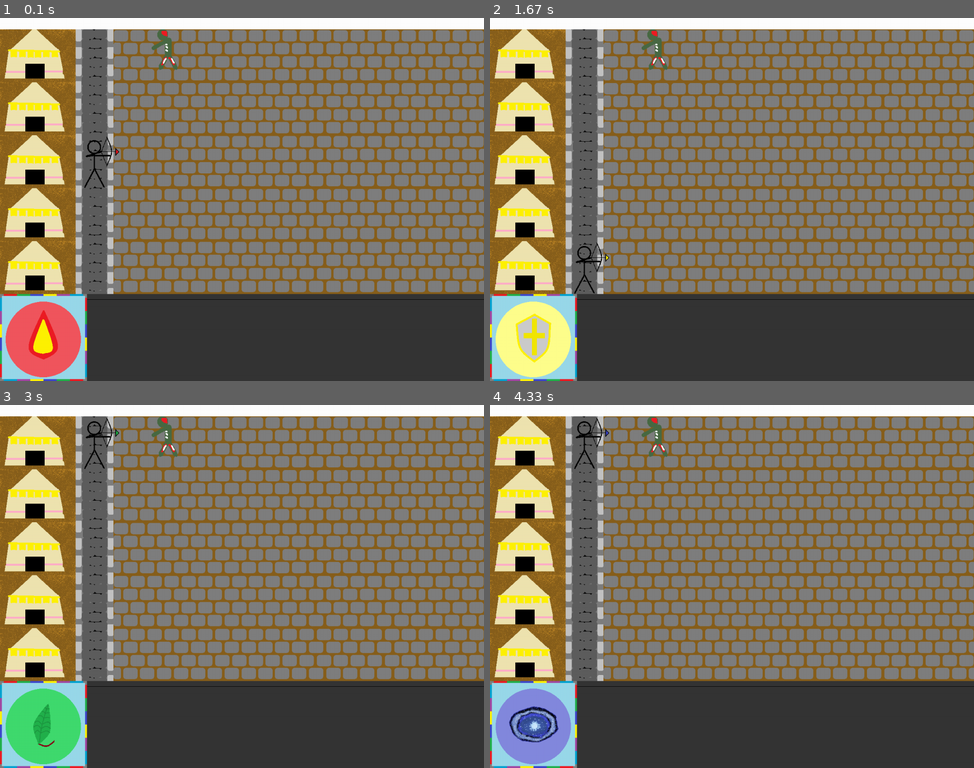
Above: before the commit, frames 1-4 (two rows, left to right).
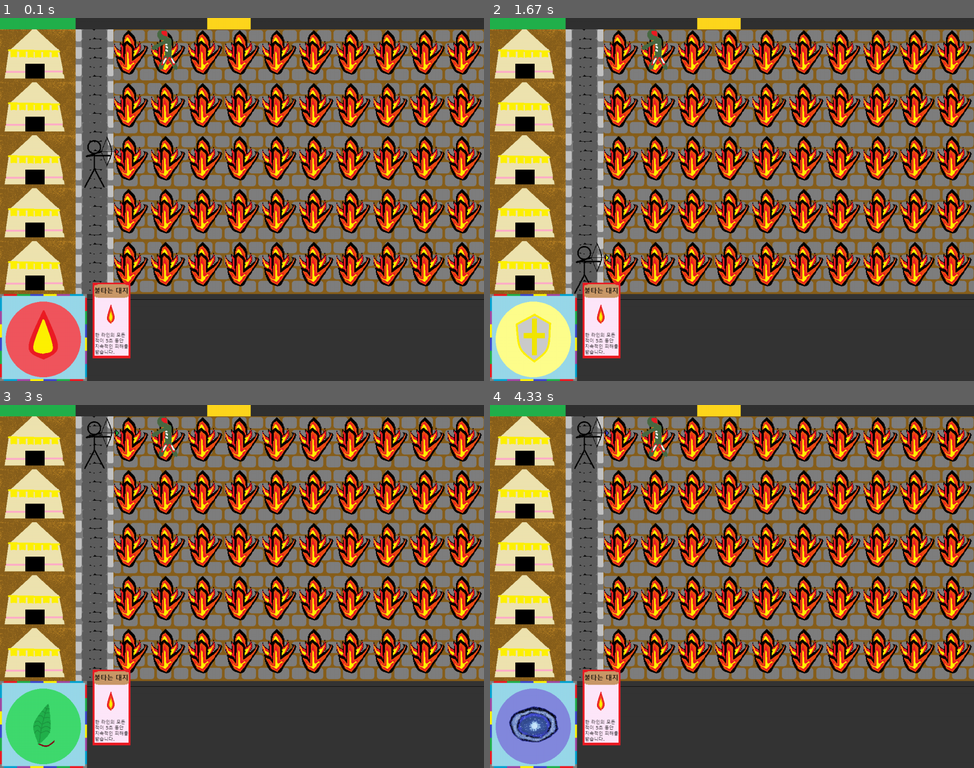
Above: after the commit, the same moments.

Repository: AntsThatWander/ERICA_Defend_6Elements
Game: pygame game, started from new_pygame.py
The game is run twice, just before and just after one commit, with the same random seed, the same clock (stepped at 60 frames per second) and the same inputs.
Inputs:
- Up to frame 1 (0.1 s): no input
- Up to frame 2 (1.67 s): hold Up 0.33-0.8 s; hold Down 0.83-1.13 s; tap 3 at 0.98 s; hold Up 1.17-1.53 s; tap 4 at 1.32 s; hold Down from 1.57 s (still down)
- Up to frame 3 (3 s): tap 2 at 1.72, 2.78 s; release Down at 1.93 s; hold Up 1.97-2.27 s; tap 3 at 2.12 s; hold Down 2.3-2.6 s; tap 4 at 2.45 s; hold Up from 2.63 s (still down)
- Up to frame 4 (4.33 s): release Up at 3 s; hold Down 3.03-3.4 s; tap 3 at 3.18, 4.25 s; hold Up 3.43-3.73 s; tap 4 at 3.58 s; hold Down 3.77-4.07 s; tap 2 at 3.92 s; hold Up from 4.1 s (still down)

The runs differ from the first frame. In frame 1, 29% of the frame differs, in the area x 0-100%, y 0-94%; in frame 2, 29%; in frame 3, 29%; in frame 4, 29%.

Commit message:
images arrangement

Diff:
--- a/images.py
+++ b/images.py
@@ -1,5 +1,6 @@
 import pygame
 #이미지를 가져온다. 나중에 클래스로 묶도록 한다. Load images
+#나중에 몬스터들은 체력(전체, 현재), 이동속도, 이미지, 레벨을 포함하는 객체로 다시 만들도록 한다.
 def Lv0_monster():
     ling = pygame.image.load("resources/my_resources/nighthorror_ling.png")
     sting = pygame.image.load("resources/my_resources/sting.png")
@@ -53,11 +54,24 @@
     return {'red' : red, 'green' : green, 'blue' : blue, 'yellow' : yellow, 'purple' : purple, 'jade' : jade}
 
 #배경 backgrounds
-def backgrounds():
-    return {}
+ball_room = pygame.image.load("resources/my_resources/ball_room.png")
+card_room = pygame.image.load("resources/my_resources/card_room.png")
+pave_road = pygame.image.load("resources/my_resources/pave_road.png")
+tent = pygame.image.load("resources/my_resources/tent.png")
+tent_road = pygame.image.load("resources/my_resources/tent_road.png")
+castle = pygame.image.load("resources/my_resources/castle_wall.png")
+score = pygame.image.load("resources/my_resources/score.png")
+corpse = pygame.image.load("resources/my_resources/corpse.png")
+Ehealth = pygame.image.load("resources/my_resources/entire_health.png")
+health0 = pygame.image.load("resources/my_resources/lv0.png")
+health1 = pygame.image.load("resources/my_resources/lv1.png")
+health2 = pygame.image.load("resources/my_resources/lv2.png")
+health3 = pygame.image.load("resources/my_resources/lv3.png")
+health4 = pygame.image.load("resources/my_resources/lv4.png")
+health5 = pygame.image.load("resources/my_resources/lv5.png")
 
 
-#버튼 및 카드 buttons and cards
+#버튼 buttons
 def button():
     Red_button = pygame.image.load("resources/my_resources/Red_button.png")
     Green_button = pygame.image.load("resources/my_resources/Green_button.png")
@@ -67,11 +81,77 @@
     Jade_button = pygame.image.load("resources/my_resources/Jade_button.png")
     return {'red' : Red_button, 'green' : Green_button, 'blue' : Blue_button, 'yellow' : Yellow_button, 'purple' : Purple_button, 'jade' : Jade_button}
 
+#카드와 이펙트 cards and cards' effects
+def red_card():
+    burning_1 = pygame.image.load("resources/my_resources/Red_burning_1.png")
+    burning_2 = pygame.image.load("resources/my_resources/Red_burning_2.png")
+    burning_3 = pygame.image.load("resources/my_resources/Red_burning_3.png")
+    burning_effect = pygame.image.load("resources/my_resources/larva_road.png")
+    dragon_1 = pygame.image.load("resources/my_resources/Red_dragon_1.png")
+    dragon_2 = pygame.image.load("resources/my_resources/Red_dragon_2.png")
+    dragon_3 = pygame.image.load("resources/my_resources/Red_dragon_3.png")
+    dragon_effect = pygame.image.load("resources/my_resources/fire.png")
+    burning = [[burning_1, burning_2, burning_3], burning_effect]
+    dragon = [[dragon_1, dragon_2, dragon_3], dragon_effect]
+    return {'burning' : burning, 'dragon' : dragon}
+def green_card():
+    lifec_1 = pygame.image.load("resources/my_resources/Green_lifeconsume_1.png")
+    lifec_2 = pygame.image.load("resources/my_resources/Green_lifeconsume_2.png")
+    lifec_3 = pygame.image.load("resources/my_resources/Green_lifeconsume_3.png")
+    revng_1 = pygame.image.load("resources/my_resources/Green_revenge_1.png")
+    revng_2 = pygame.image.load("resources/my_resources/Green_revenge_2.png")
+    revng_3 = pygame.image.load("resources/my_resources/Green_revenge_3.png")
+    revng_effect = pygame.image.load("resources/my_resources/revenge.png")
+    lifec = [lifec_1, lifec_2, lifec_3]
+    revng = [[revng_1, revng_2, revng_3], revng_effect]
+    return {'lifec' : lifec, 'revng' : revng}
+def blue_card():
+    again_1 = pygame.image.load("resources/my_resources/Blue_firstagain_1.png")
+    again_2 = pygame.image.load("resources/my_resources/Blue_firstagain_2.png")
+    again_3 = pygame.image.load("resources/my_resources/Blue_firstagain_3.png")
+    world_1 = pygame.image.load("resources/my_resources/Blue_theworld_1.png")
+    world_2 = pygame.image.load("resources/my_resources/Blue_theworld_2.png")
+    world_3 = pygame.image.load("resources/my_resources/Blue_theworld_3.png")
+    world_effect = pygame.image.load("resources/my_resources/theworld.png")
+    again = [again_1, again_2, again_3]
+    world = [world_1, world_2, world_3]
+    return {'again' : again, 'world' : world}
+def yellow_card():
+    burning_1 = pygame.image.load("resources/my_resources/Red_burning_1.png")
+    burning_2 = pygame.image.load("resources/my_resources/Red_burning_2.png")
+    burning_3 = pygame.image.load("resources/my_resources/Red_burning_3.png")
+    dragon_1 = pygame.image.load("resources/my_resources/Red_dragon_1.png")
+    dragon_2 = pygame.image.load("resources/my_resources/Red_dragon_2.png")
+    dragon_3 = pygame.image.load("resources/my_resources/Red_dragon_3.png")
+    burning = [burning_1, burning_2, burning_3]
+    dragon = [dragon_1, dragon_2, dragon_3]
+    return {'burning' : burning, 'dragon' : dragon}
+def purple_card():
+    burning_1 = pygame.image.load("resources/my_resources/Red_burning_1.png")
+    burning_2 = pygame.image.load("resources/my_resources/Red_burning_2.png")
+    burning_3 = pygame.image.load("resources/my_resources/Red_burning_3.png")
+    dragon_1 = pygame.image.load("resources/my_resources/Red_dragon_1.png")
+    dragon_2 = pygame.image.load("resources/my_resources/Red_dragon_2.png")
+    dragon_3 = pygame.image.load("resources/my_resources/Red_dragon_3.png")
+    burning = [burning_1, burning_2, burning_3]
+    dragon = [dragon_1, dragon_2, dragon_3]
+    return {'burning' : burning, 'dragon' : dragon}
+def jade_card():
+    burning_1 = pygame.image.load("resources/my_resources/Red_burning_1.png")
+    burning_2 = pygame.image.load("resources/my_resources/Red_burning_2.png")
+    burning_3 = pygame.image.load("resources/my_resources/Red_burning_3.png")
+    dragon_1 = pygame.image.load("resources/my_resources/Red_dragon_1.png")
+    dragon_2 = pygame.image.load("resources/my_resources/Red_dragon_2.png")
+    dragon_3 = pygame.image.load("resources/my_resources/Red_dragon_3.png")
+    burning = [burning_1, burning_2, burning_3]
+    dragon = [dragon_1, dragon_2, dragon_3]
+    return {'burning' : burning, 'dragon' : dragon}
 
-ball_room = pygame.image.load("resources/my_resources/ball_room.png")
-card_room = pygame.image.load("resources/my_resources/card_room.png")
-pave_road = pygame.image.load("resources/my_resources/pave_road.png")
-tent = pygame.image.load("resources/my_resources/tent.png")
-tent_road = pygame.image.load("resources/my_resources/tent_road.png")
-castle = pygame.image.load("resources/my_resources/castle_wall.png")
-card_Red = pygame.image.load("resources/my_resources/Red_card_1.png")
+
+
+
+#승리, 패배 win, lose
+def result():
+    win = pygame.image.load("resources/my_resources/win.png")
+    lose = pygame.image.load("resources/my_resources/lose.png")
+    return (win, lose)
--- a/new_pygame.py
+++ b/new_pygame.py
@@ -21,7 +21,8 @@
 arrow = images.arrow()
 #현재 이미지 값 current image color
 cur_color = 'red'
-
+#카드와 카드 이펙트 cards and cards' effects
+Rcard = images.red_card()
 #
 acc = [0,0]
 #화살
@@ -55,23 +56,16 @@
             screen.blit(images.tent_road,(0,(x+1)*140-110))
             screen.blit(images.tent,(0,(x+1)*140-110))
             screen.blit(images.pave_road,(300,(x+1)*140-110))
+            for y in range(10):
+                screen.blit(Rcard['dragon'][1], (300+y*98,(x+1)*140-110))
     screen.blit(images.castle, (200,30))
     screen.blit(images.ball_room, (0,730))
     screen.blit(images.card_room, (230,730))
+    screen.blit(images.score,(0,0))
+    screen.blit(images.Ehealth,(0,0))
     screen.blit(active_player, playpos)
     screen.blit(Lv1['zombie'],(400,30))
-
-    # screen.blit(images.zombie_barrier,(300,30))
-    # screen.blit(images.nighthorror,(500,30))
-    # screen.blit(images.ling,(600,30))
-    # screen.blit(images.crawler,(700,30))
-    # screen.blit(images.sting,(800,80))
-    # screen.blit(images.cannon,(900,30))
-    # screen.blit(images.ball,(900,40))
-    # screen.blit(images.black,(500,310))
-    # screen.blit(images.seer,(1200,30))
-    # screen.blit(images.final,(600,30))
-    # screen.blit(images.card_Red, (400,735))
+    screen.blit(Rcard['burning'][0][0], (245,700))
     screen.blit(active_button,(15,750))
 
 
Binary file added: resources/my_resources/entire_health.png
Binary file added: resources/my_resources/lose.png
Binary file added: resources/my_resources/lv0.png
Binary file added: resources/my_resources/lv1.png
Binary file added: resources/my_resources/lv2.png
Binary file added: resources/my_resources/lv3.png
Binary file added: resources/my_resources/lv4.png
Binary file added: resources/my_resources/lv5.png
Binary file added: resources/my_resources/win.png
